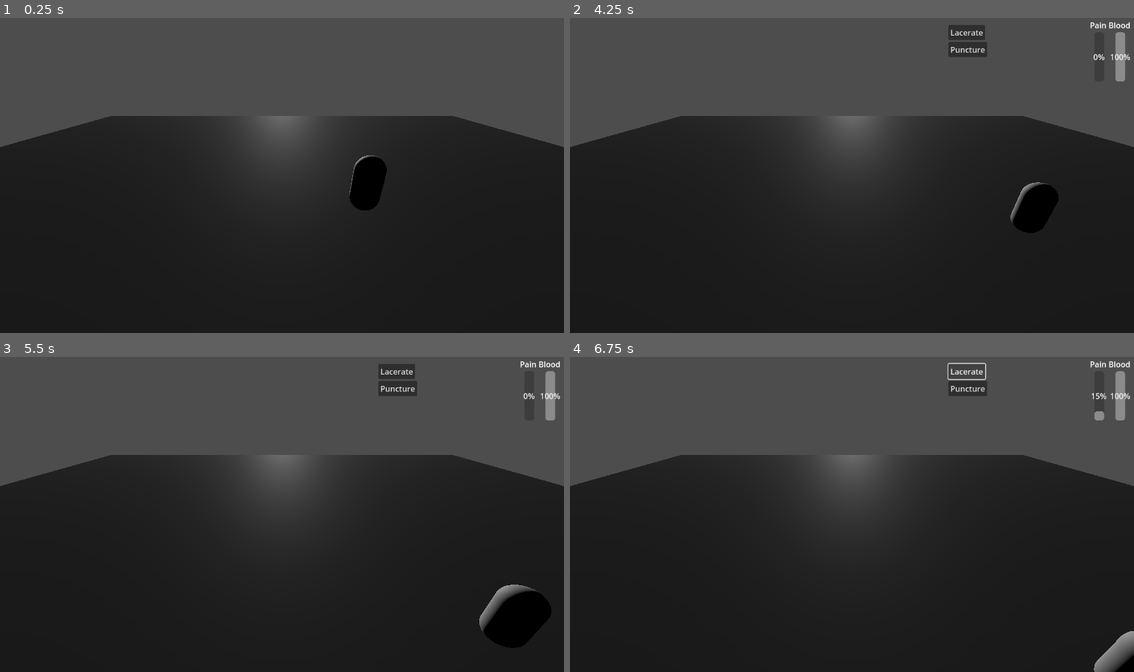
Above: before the commit, frames 1-4 (two rows, left to right).
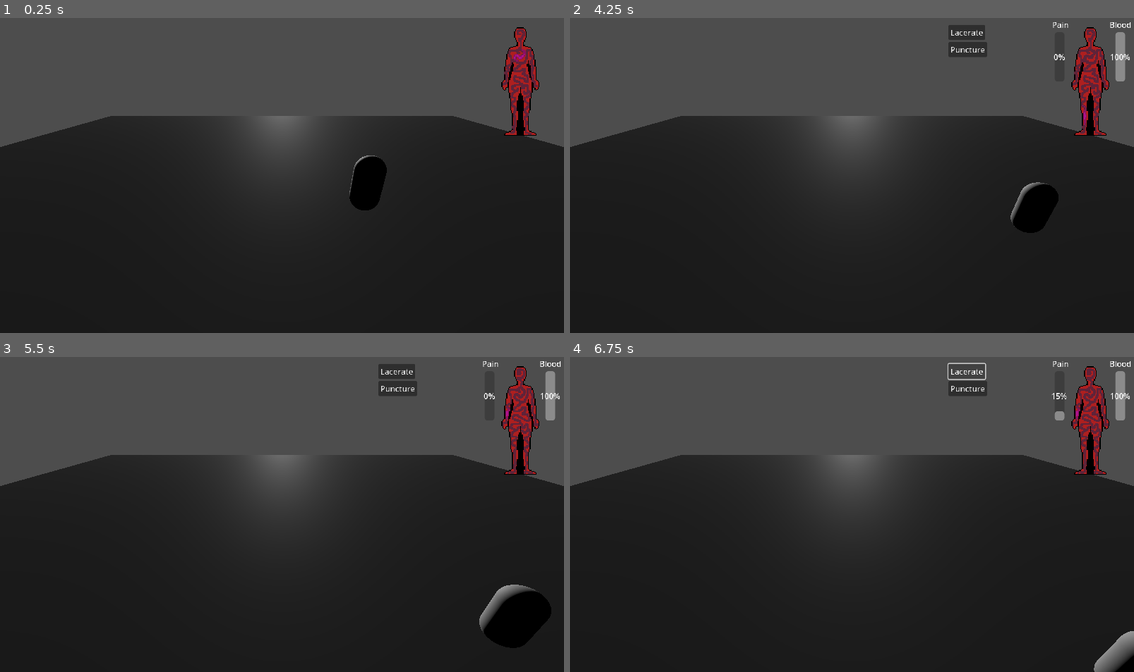
Above: after the commit, the same moments.

Repository: vekim00100/ARTG-170-Game-Jam-I
Game: Godot game, scene res://scenes/main.tscn
Same seed, same stepped clock (60 frames per second), same inputs: the game is played once before the commit and once after it.
Inputs (mouse positions are in pixels of both pictures, inside the frame that each line leads up to):
- Up to frame 1 (0.25 s): no input
- Up to frame 2 (4.25 s): tap Enter (ui_accept) at 0.5, 0.77, 3.5, 3.77 s; move the mouse to (976, 159) at 0.52 s; hold Right (ui_right) 0.53-1.25 s; tap Keypad 6 (Parasite_Arm_L, bound only after the commit) at 0.6 s; click (976, 159) at 0.67 s; tap Keypad 4 (Parasite_Arm_R, bound only after the commit) at 0.8 s; drag from (739, 191) to (823, 238) at 1.27 s; move the mouse to (908, 106) at 2.02 s; hold Right (ui_right) 2.03-2.75 s; tap Keypad 5 (Parasite_Chest, bound only after the commit) at 2.1 s; tap Keypad 8 (Parasite_Head, bound only after the commit) at 2.3 s; drag from (823, 238) to (682, 128) at 2.77 s; move the mouse to (1021, 222) at 3.52 s; hold Left (ui_left) from 3.53 s (still down); tap Keypad 3 (Parasite_Leg_L, bound only after the commit) at 3.6 s; tap Keypad 1 (Parasite_Leg_R, bound only after the commit) at 3.8 s; tap F3 (Debug_Overlay) at 4.15 s
- Up to frame 3 (5.5 s): release Left (ui_left) at 4.25 s; drag from (112, 467) to (197, 435) at 4.27 s; move the mouse to (310, 514) at 5.02 s; hold Down (ui_down) from 5.03 s (still down); tap Keypad 6 (Parasite_Arm_L, bound only after the commit) at 5.1 s; click (310, 514) at 5.17 s; tap Keypad 4 (Parasite_Arm_R, bound only after the commit) at 5.3 s
- Up to frame 4 (6.75 s): release Down (ui_down) at 5.75 s; drag from (767, 435) to (739, 530) at 5.77 s; click "Lacerate" at 6.5 s

The runs differ from the first frame. In frame 1, 1.4% of the frame differs, in the area x 88-96%, y 2-38%; in frame 2, 1.6%; in frame 3, 1.6%; in frame 4, 1.7%, in the area x 67-100%, y 1-38%.

Commit message:
Parasite hotswap and player death.

Diff:
--- a/project.godot
+++ b/project.godot
@@ -46,7 +46,41 @@
 , Object(InputEventKey,"resource_local_to_scene":false,"resource_name":"","device":-1,"window_id":0,"alt_pressed":false …(186 unchanged characters)…
 ]
 }
+Parasite_Chest={
+"deadzone": 0.2,
+"events": [Object(InputEventKey,"resource_local_to_scene":false,"resource_name":"","device":-1,"window_id":0,"alt_pressed":false,"shift_pressed":false,"ctrl_pressed":false,"meta_pressed":false,"pressed":false,"keycode":0,"physical_keycode":4194443,"key_label":0,"unicode":53,"location":0,"echo":false,"script":null)
+]
+}
+Parasite_Head={
+"deadzone": 0.2,
+"events": [Object(InputEventKey,"resource_local_to_scene":false,"resource_name":"","device":-1,"window_id":0,"alt_pressed":false,"shift_pressed":false,"ctrl_pressed":false,"meta_pressed":false,"pressed":false,"keycode":0,"physical_keycode":4194446,"key_label":0,"unicode":56,"location":0,"echo":false,"script":null)
+]
+}
+Parasite_Arm_R={
+"deadzone": 0.2,
+"events": [Object(InputEventKey,"resource_local_to_scene":false,"resource_name":"","device":-1,"window_id":0,"alt_pressed":false,"shift_pressed":false,"ctrl_pressed":false,"meta_pressed":false,"pressed":false,"keycode":0,"physical_keycode":4194442,"key_label":0,"unicode":52,"location":0,"echo":false,"script":null)
+]
+}
+Parasite_Arm_L={
+"deadzone": 0.2,
+"events": [Object(InputEventKey,"resource_local_to_scene":false,"resource_name":"","device":-1,"window_id":0,"alt_pressed":false,"shift_pressed":false,"ctrl_pressed":false,"meta_pressed":false,"pressed":false,"keycode":0,"physical_keycode":4194444,"key_label":0,"unicode":54,"location":0,"echo":false,"script":null)
+]
+}
+Parasite_Leg_R={
+"deadzone": 0.2,
+"events": [Object(InputEventKey,"resource_local_to_scene":false,"resource_name":"","device":-1,"window_id":0,"alt_pressed":false,"shift_pressed":false,"ctrl_pressed":false,"meta_pressed":false,"pressed":false,"keycode":0,"physical_keycode":4194439,"key_label":0,"unicode":49,"location":0,"echo":false,"script":null)
+]
+}
+Parasite_Leg_L={
+"deadzone": 0.2,
+"events": [Object(InputEventKey,"resource_local_to_scene":false,"resource_name":"","device":-1,"window_id":0,"alt_pressed":false,"shift_pressed":false,"ctrl_pressed":false,"meta_pressed":false,"pressed":false,"keycode":0,"physical_keycode":4194441,"key_label":0,"unicode":51,"location":0,"echo":false,"script":null)
+]
+}
 
 [physics]
 
 3d/physics_engine="Jolt Physics"
+
+[rendering]
+
+textures/canvas_textures/default_texture_filter=3
--- a/scenes/UI/hud.tscn
+++ b/scenes/UI/hud.tscn
@@ -1,6 +1,94 @@
-[gd_scene load_steps=2 format=3 uid="uid://bi3mwbi4u34wn"]
+[gd_scene load_steps=16 format=3 uid="uid://bi3mwbi4u34wn"]
 
 [ext_resource type="Script" uid="uid://b4xyk1sblajjy" path="res://scripts/UI/hud.gd" id="1_c4vmg"]
+[ext_resource type="Texture2D" uid="uid://cmcqnpp11nq3s" path="res://assets/images/hud/doll_bg_var2.png" id="2_18exe"]
+[ext_resource type="Texture2D" uid="uid://b1grvmuxtd32v" path="res://assets/images/hud/doll_overlay_var2.png" id="3_0jeyp"]
+[ext_resource type="Texture2D" uid="uid://cmkiso0thf6gs" path="res://assets/images/hud/doll_blood_var2.png" id="4_cg4gw"]
+[ext_resource type="Texture2D" uid="uid://dxday0jxd60xh" path="res://assets/images/hud/doll_overlay2_parasite.png" id="5_t6axx"]
+[ext_resource type="Texture2D" uid="uid://u6llquntqij1" path="res://assets/images/hud/doll_overlay2_ArmL.png" id="6_kj32l"]
+[ext_resource type="Texture2D" uid="uid://r2mw4hdr2nqr" path="res://assets/images/hud/doll_overlay2_ArmR.png" id="7_0fcg2"]
+[ext_resource type="Texture2D" uid="uid://dgvqruhcpcqur" path="res://assets/images/hud/doll_overlay2_chest.png" id="8_qe851"]
+[ext_resource type="Texture2D" uid="uid://uxvi411g5vyl" path="res://assets/images/hud/doll_overlay2_head.png" id="9_ggbtr"]
+[ext_resource type="Texture2D" uid="uid://thgnm666x5p7" path="res://assets/images/hud/doll_overlay2_LegL.png" id="10_w414h"]
+[ext_resource type="Texture2D" uid="uid://cxeru73nyieey" path="res://assets/images/hud/doll_overlay2_LegR.png" id="11_d15ok"]
+[ext_resource type="Texture2D" uid="uid://b0bo78alcwe0y" path="res://assets/images/hud/doll_overlay2_var2.png" id="12_kj32l"]
+
+[sub_resource type="SpriteFrames" id="SpriteFrames_4h6aq"]
+animations = [{
+"frames": [{
+"duration": 1.0,
+"texture": ExtResource("6_kj32l")
+}],
+"loop": true,
+"name": &"Arm_L",
+"speed": 5.0
+}, {
+"frames": [{
+"duration": 1.0,
+"texture": ExtResource("7_0fcg2")
+}],
+"loop": true,
+"name": &"Arm_R",
+"speed": 5.0
+}, {
+"frames": [{
+"duration": 1.0,
+"texture": ExtResource("8_qe851")
+}],
+"loop": true,
+"name": &"Chest",
+"speed": 5.0
+}, {
+"frames": [{
+"duration": 1.0,
+"texture": ExtResource("9_ggbtr")
+}],
+"loop": true,
+"name": &"Head",
+"speed": 5.0
+}, {
+"frames": [{
+"duration": 1.0,
+"texture": ExtResource("10_w414h")
+}],
+"loop": true,
+"name": &"Leg_L",
+"speed": 5.0
+}, {
+"frames": [{
+"duration": 1.0,
+"texture": ExtResource("11_d15ok")
+}],
+"loop": true,
+"name": &"Leg_R",
+"speed": 5.0
+}, {
+"frames": [{
+"duration": 1.0,
+"texture": ExtResource("5_t6axx")
+}],
+"loop": true,
+"name": &"Parasite",
+"speed": 5.0
+}]
+
+[sub_resource type="SpriteFrames" id="SpriteFrames_0fcg2"]
+animations = [{
+"frames": [{
+"duration": 1.0,
+"texture": ExtResource("3_0jeyp")
+}, {
+"duration": 1.0,
+"texture": ExtResource("12_kj32l")
+}],
+"loop": true,
+"name": &"default",
+"speed": 5.0
+}]
+
+[sub_resource type="LabelSettings" id="LabelSettings_kj32l"]
+font_size = 64
+font_color = Color(0.52026945, 1.4980697e-06, 3.3691526e-07, 1)
 
 [node name="HUD" type="Control"]
 layout_mode = 3
@@ -12,6 +100,7 @@
 script = ExtResource("1_c4vmg")
 
 [node name="Debug" type="Control" parent="."]
+z_index = 102
 anchors_preset = 0
 offset_right = 40.0
 offset_bottom = 40.0
@@ -30,9 +119,9 @@
 
 [node name="Debug_Pain" type="ProgressBar" parent="Debug"]
 layout_mode = 1
-offset_left = 1071.0
+offset_left = 990.0
 offset_top = 32.0
-offset_right = 1091.0
+offset_right = 1010.0
 offset_bottom = 133.0
 fill_mode = 3
 
@@ -45,11 +134,11 @@
 
 [node name="Labels" type="Label" parent="Debug"]
 layout_mode = 0
-offset_left = 1062.0
-offset_top = 6.0
-offset_right = 1145.0
-offset_bottom = 29.0
-text = "Pain Blood"
+offset_left = 985.0
+offset_top = 5.0
+offset_right = 1147.0
+offset_bottom = 28.0
+text = "Pain                    Blood"
 
 [node name="Wound Control" type="Control" parent="Debug"]
 anchors_preset = 0
@@ -72,5 +161,85 @@
 offset_bottom = 83.000015
 text = "Puncture"
 
+[node name="Doll" type="Control" parent="."]
+z_index = 101
+layout_mode = 1
+anchors_preset = 1
+anchor_left = 1.0
+anchor_right = 1.0
+offset_left = -152.0
+offset_top = 20.0
+offset_right = -112.0
+offset_bottom = 60.0
+grow_horizontal = 0
+scale = Vector2(2, 2)
+
+[node name="Background" type="TextureRect" parent="Doll"]
+layout_mode = 0
+offset_right = 40.0
+offset_bottom = 40.0
+texture = ExtResource("2_18exe")
+
+[node name="Blood_Level" type="TextureProgressBar" parent="Doll"]
+layout_mode = 0
+offset_right = 40.0
+offset_bottom = 40.0
+fill_mode = 3
+texture_progress = ExtResource("4_cg4gw")
+
+[node name="Parasite" type="AnimatedSprite2D" parent="Doll"]
+z_index = 4
+position = Vector2(32, 56)
+sprite_frames = SubResource("SpriteFrames_4h6aq")
+animation = &"Chest"
+
+[node name="Detail_Anim" type="AnimatedSprite2D" parent="Doll"]
+z_index = 3
+position = Vector2(32, 56)
+sprite_frames = SubResource("SpriteFrames_0fcg2")
+autoplay = "default"
+frame_progress = 0.5675913
+
+[node name="Death" type="Control" parent="."]
+z_index = 100
+layout_mode = 1
+anchors_preset = 8
+anchor_left = 0.5
+anchor_top = 0.5
+anchor_right = 0.5
+anchor_bottom = 0.5
+offset_left = -20.0
+offset_top = -20.0
+offset_right = 20.0
+offset_bottom = 20.0
+grow_horizontal = 2
+grow_vertical = 2
+
+[node name="Text" type="Label" parent="Death"]
+z_index = 150
+layout_mode = 1
+anchors_preset = 8
+anchor_left = 0.5
+anchor_top = 0.5
+anchor_right = 0.5
+anchor_bottom = 0.5
+offset_left = -151.0
+offset_top = -44.0
+offset_right = 151.0
+offset_bottom = 44.0
+grow_horizontal = 2
+grow_vertical = 2
+text = "YOU DIED"
+label_settings = SubResource("LabelSettings_kj32l")
+horizontal_alignment = 1
+
+[node name="ColorRect" type="ColorRect" parent="Death"]
+layout_mode = 0
+offset_left = -556.0
+offset_top = -304.0
+offset_right = 596.0
+offset_bottom = 344.0
+color = Color(0, 0, 0, 1)
+
 [connection signal="pressed" from="Debug/Wound Control/Debug_Wound_Laceration" to="." method="_on_debug_wound_laceration_pressed"]
 [connection signal="pressed" from="Debug/Wound Control/Debug_Wound_Puncture" to="." method="_on_debug_wound_puncture_pressed"]
--- a/scripts/UI/hud.gd
+++ b/scripts/UI/hud.gd
@@ -5,21 +5,24 @@
 
 @export var player: Player
 @onready var debug_menu = $Debug
+@onready var death_menu = $Death
 @onready var debug_blood_bar = $Debug/Debug_Blood
 @onready var debug_pain_bar = $Debug/Debug_Pain
 @onready var debug_wound_display = $Debug/Debug_Wounds
-
+@onready var doll_blood_bar = $Doll/Blood_Level
+@onready var parasite_sprite = $Doll/Parasite
 
 # Called when the node enters the scene tree for the first time.
 func _ready() -> void:
 	debug_menu.hide()
-
+	death_menu.hide()
 
 # Called every frame. 'delta' is the elapsed time since the previous frame.
 func _process(_delta: float) -> void:
-	debug_blood_bar.value = player.blood_level
-	debug_pain_bar.value = player.pain_level
-	# debug_wound_display.text
+
+
+	updateUI()
+
 	if Input.is_action_just_pressed("Debug_Overlay"):
 		print("Debug overlay toggled.")
 		if !debug_menu.visible:
@@ -34,3 +37,11 @@
 func _on_debug_wound_puncture_pressed() -> void:
 	# debug_puncture.emit()
 	player.add_wound("Puncture", "Chest")
+
+func updateUI():
+	# UI tracked stats
+	debug_blood_bar.value = player.blood_level
+	debug_pain_bar.value = player.pain_level
+	doll_blood_bar.value = player.blood_level
+
+	parasite_sprite.animation = player.parasite_location
--- a/scripts/player/debug_player.gd
+++ b/scripts/player/debug_player.gd
@@ -1,10 +1,13 @@
 class_name Player
 extends CharacterBody3D
 
+signal playerDeath
 
-#Player health variables:
+# Player health variables:
 var blood_level = 100.0
 var pain_level = 0.0
+var parasite_location = "Chest"
+var parasite_location_target = "Chest"
 var wounds = []
 
 var active_use_limbs = []
@@ -36,7 +39,7 @@
 	move_and_slide()
 
 func _process(_delta: float) -> void:
-	#Life Loop:
+	# Life Loop:
 	# print("Life loop proc") # DEBUG
 	for i in wounds:
 		await get_tree().create_timer(.33).timeout # Process 3 times a second.
@@ -46,6 +49,32 @@
 			i.pain *= 1.2
 		if i.pain > i.wound_table[i.wound_type]["Pain"]:	#Recovery from exertion.
 			i.pain *= .9
+		if blood_level <= 0:
+			print("Player has died!")
+			playerDeath.emit()
+			break
+
+	# Parasite movement around body.
+	# parasite_location_target defined as future-proofing; I want to add an animation and brief delay of transportation eventually.
+	if Input.is_action_just_pressed("Parasite_Head"):
+		parasite_location_target = "Head"
+		parasite_location = "Head"
+	if Input.is_action_just_pressed("Parasite_Chest"):
+		parasite_location_target = "Chest"
+		parasite_location = "Chest"
+	if Input.is_action_just_pressed("Parasite_Arm_R"):
+		parasite_location_target = "Arm_R"
+		parasite_location = "Arm_R"
+	if Input.is_action_just_pressed("Parasite_Arm_L"):
+		parasite_location_target = "Arm_L"
+		parasite_location = "Arm_L"
+	if Input.is_action_just_pressed("Parasite_Leg_R"):
+		parasite_location_target = "Leg_R"
+		parasite_location = "Leg_R"
+	if Input.is_action_just_pressed("Parasite_Leg_L"):
+		parasite_location_target = "Leg_L"
+		parasite_location = "Leg_L"
+
 
 func add_wound(wound_type = null, location = null):
 	var incoming_wound = Wound.new()
Binary file added: assets/images/hud/doll_bg_var2.png
Not shown, added: assets/images/hud/doll_bg_var2.png.import
Binary file added: assets/images/hud/doll_blood_var2.png
Not shown, added: assets/images/hud/doll_blood_var2.png.import
Binary file added: assets/images/hud/doll_overlay2_ArmL.png
Not shown, added: assets/images/hud/doll_overlay2_ArmL.png.import
Binary file added: assets/images/hud/doll_overlay2_ArmR.png
Not shown, added: assets/images/hud/doll_overlay2_ArmR.png.import
Binary file added: assets/images/hud/doll_overlay2_LegL.png
Not shown, added: assets/images/hud/doll_overlay2_LegL.png.import
Binary file added: assets/images/hud/doll_overlay2_LegR.png
Not shown, added: assets/images/hud/doll_overlay2_LegR.png.import
(and 10 more such lines)
